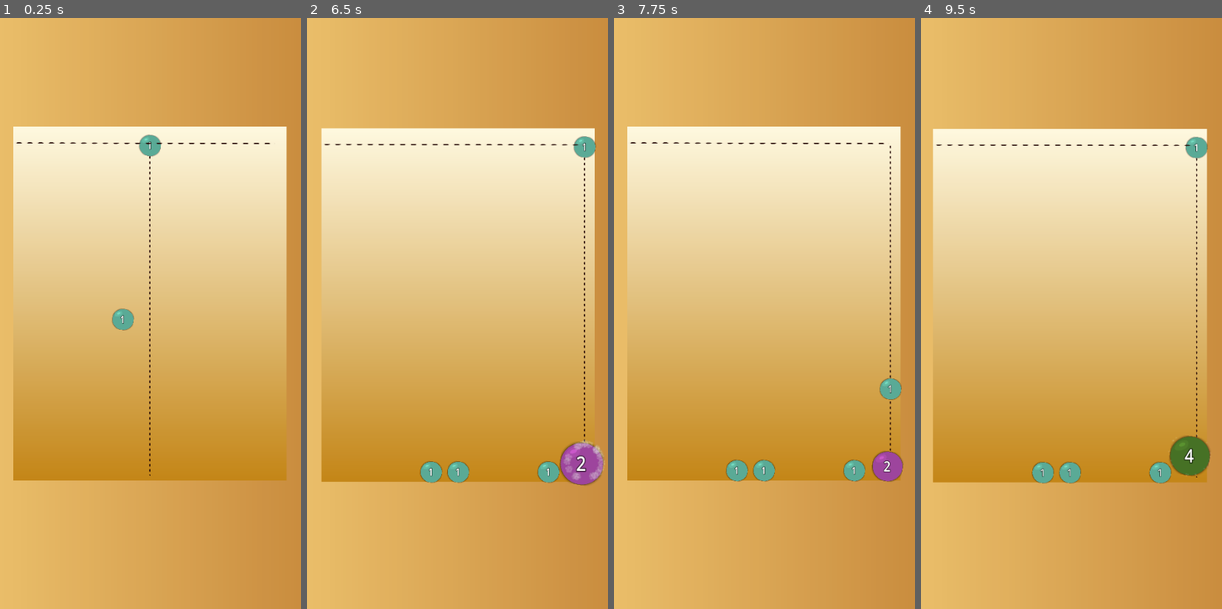
Above: before the commit, frames 1-4 (left to right).
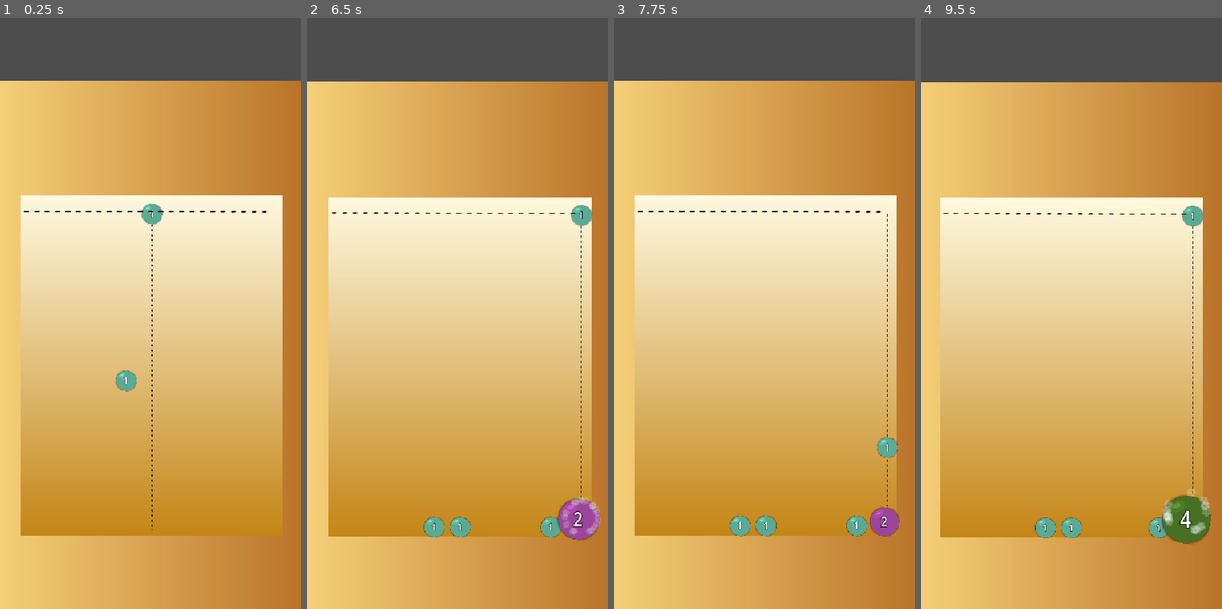
Above: after the commit, the same moments.

Repository: fteppe/ball-2048
Game: Godot game, scene res://MainMap.tscn
Two runs of this game, one before a commit and one after it. Both use one fixed random seed, a clock stepped at 60 frames per second and the inputs below.
Inputs (mouse positions are in pixels of both pictures, inside the frame that each line leads up to):
- Up to frame 1 (0.25 s): no input
- Up to frame 2 (6.5 s): move the mouse to (523, 283) at 0.52 s; click (523, 283) at 0.67 s; move the mouse to (397, 343) at 1.27 s; click (397, 343) at 1.42 s; move the mouse to (487, 183) at 2.02 s; click (487, 183) at 2.17 s; move the mouse to (442, 431) at 2.77 s; click (442, 431) at 2.92 s; move the mouse to (547, 402) at 3.52 s; click (547, 402) at 3.67 s; move the mouse to (367, 224) at 4.27 s; click (367, 224) at 4.42 s; move the mouse to (472, 313) at 5.02 s; click (472, 313) at 5.17 s; move the mouse to (412, 165) at 5.77 s; click (412, 165) at 5.92 s
- Up to frame 3 (7.75 s): move the mouse to (830, 283) at 6.52 s; click (830, 283) at 6.67 s; move the mouse to (704, 343) at 7.27 s; click (704, 343) at 7.42 s
- Up to frame 4 (9.5 s): move the mouse to (1101, 183) at 8.02 s; click (1101, 183) at 8.17 s; move the mouse to (1056, 431) at 8.77 s; click (1056, 431) at 8.92 s

The runs differ from the first frame. In frame 1, 73% of the frame differs, in the area x 0-100%, y 0-100%; in frame 2, 73%; in frame 3, 73%; in frame 4, 75%.

Commit message:
improvements to export and camera

Diff:
--- a/MainMap.tscn
+++ b/MainMap.tscn
@@ -6,17 +6,17 @@
 [ext_resource type="PackedScene" uid="uid://jksh0yo7xda2" path="res://Ball.tscn" id="4_x4u1r"]
 [ext_resource type="PackedScene" uid="uid://brfaumd3gnq32" path="res://DeathZone.tscn" id="5_h7suj"]
 
+[sub_resource type="Gradient" id="Gradient_cccdv"]
+colors = PackedColorArray(0.76862746, 0.5254902, 0.09411765, 1, 0.9957836, 0.9714928, 0.8725431, 1)
+
+[sub_resource type="GradientTexture2D" id="GradientTexture2D_x4u1r"]
+gradient = SubResource("Gradient_cccdv")
+
 [sub_resource type="Gradient" id="Gradient_x4u1r"]
 colors = PackedColorArray(0.6971134, 0.41006282, 0.12067657, 1, 0.9932057, 0.8604826, 0.5155607, 1)
 
 [sub_resource type="GradientTexture2D" id="GradientTexture2D_h7suj"]
 gradient = SubResource("Gradient_x4u1r")
-
-[sub_resource type="Gradient" id="Gradient_cccdv"]
-colors = PackedColorArray(0.76862746, 0.5254902, 0.09411765, 1, 0.9957836, 0.9714928, 0.8725431, 1)
-
-[sub_resource type="GradientTexture2D" id="GradientTexture2D_x4u1r"]
-gradient = SubResource("Gradient_cccdv")
 
 [sub_resource type="WorldBoundaryShape2D" id="WorldBoundaryShape2D_x0drn"]
 
@@ -60,17 +60,18 @@
 [node name="Mainmap" type="Node2D" unique_id=151565199]
 script = ExtResource("1_ifu8d")
 
-[node name="Background2" type="Sprite2D" parent="." unique_id=1539363545]
-position = Vector2(307.0001, 267.9999)
-rotation = 3.1415925
-scale = Vector2(21.515491, 27.692846)
+[node name="Background" type="Sprite2D" parent="." unique_id=1255627473]
+position = Vector2(268, 306)
+rotation = -1.5707965
+scale = Vector2(10.6, 8.213)
+texture = SubResource("GradientTexture2D_x4u1r")
+
+[node name="RequiredToView" type="Sprite2D" parent="Background" unique_id=1539363545]
+show_behind_parent = true
+position = Vector2(-1.6981142, -0.97406673)
+rotation = -1.5707964
+scale = Vector2(1.4748952, 1.732366)
 texture = SubResource("GradientTexture2D_h7suj")
-
-[node name="Background" type="Sprite2D" parent="Background2" unique_id=1255627473]
-position = Vector2(1.8126516, -1.3721981)
-rotation = 1.5707964
-scale = Vector2(0.38277036, 0.38172495)
-texture = SubResource("GradientTexture2D_x4u1r")
 
 [node name="Left" type="StaticBody2D" parent="." unique_id=437479823]
 position = Vector2(4, 285)
@@ -96,8 +97,8 @@
 shape = SubResource("WorldBoundaryShape2D_x0drn")
 
 [node name="Camera2D" type="Camera2D" parent="." unique_id=1568816171]
-position = Vector2(269, 325)
-zoom = Vector2(0.865, 0.865)
+position = Vector2(265, 202)
+zoom = Vector2(0.83, 0.83)
 
 [node name="AnimationPlayer" type="AnimationPlayer" parent="Camera2D" unique_id=1063284538]
 libraries/ = SubResource("AnimationLibrary_5ctcv")
--- a/project.godot
+++ b/project.godot
@@ -27,6 +27,8 @@
 
 window/size/viewport_width=500
 window/size/viewport_height=980
+window/stretch/mode="canvas_items"
+window/handheld/orientation=1
 
 [physics]
 
Binary file changed: Ball.png
Not shown, changed: export_presets.cfg
